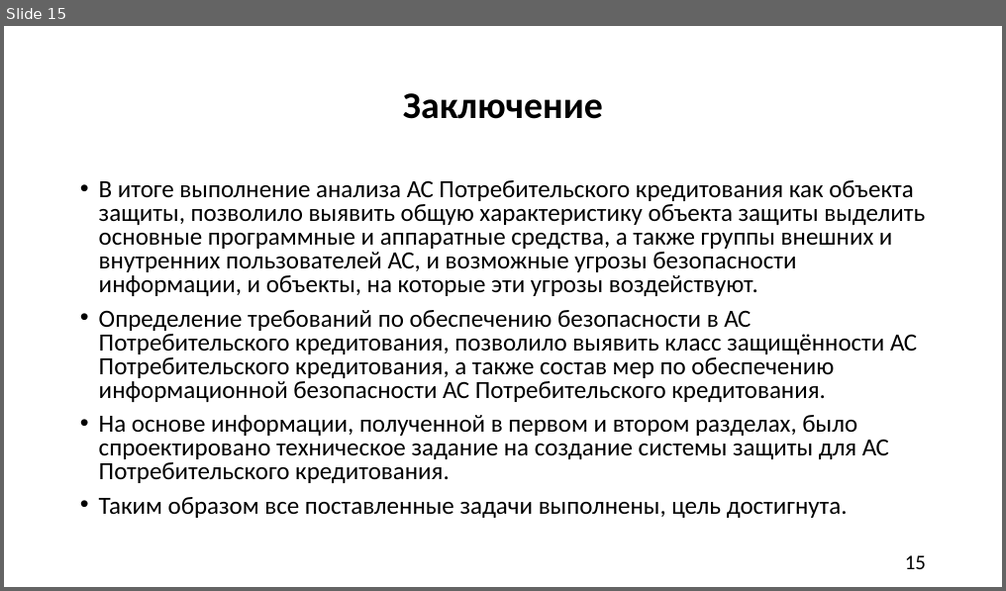
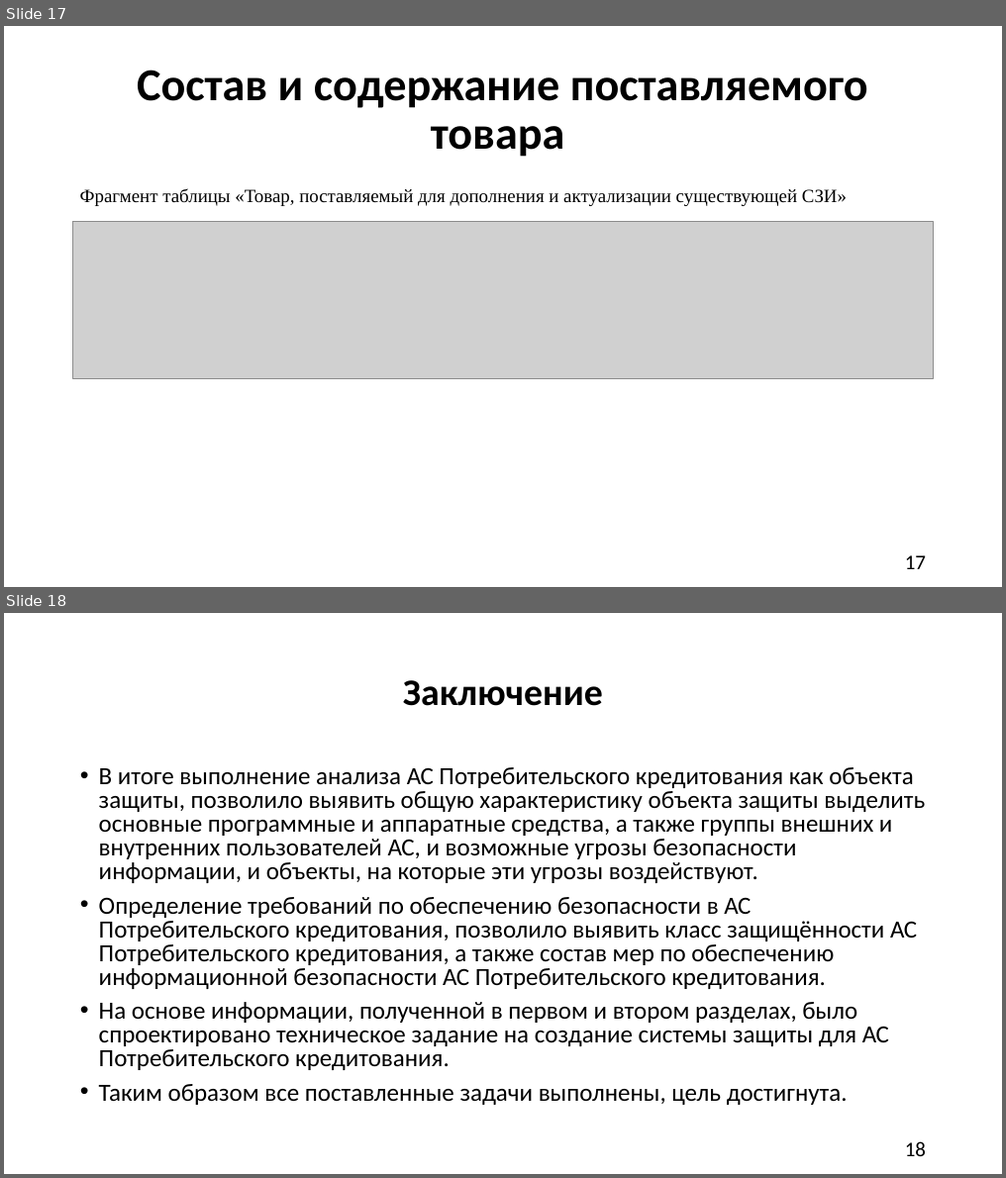
Before and after one commit to A1ex1in/3k2sKursachi, a slide deck: анацкая/КП/КР ЧигаревА.Ю. БИб-21Э1 ТПЗАС.pptx. Shown one above the other, each under a label of ours: slide 15 before the commit, slides 17 and 18 after it. The pictures are 1006x591 and 1006x1178 pixels, drawn with LibreOffice and Linux fonts; fonts in the diff are those of the drawing; grey boxes stand for pictures. Boxes give left, top, right and bottom in pixels: in the first picture for what was removed or moved away, otherwise in the second. Text is boxed around its words. In the diff, an @@ line names an element or a change of style, - is before the commit and + after.

```diff
--- a/анацкая/КП/КР ЧигаревА.Ю. БИб-21Э1 ТПЗАС.pptx
+++ b/анацкая/КП/КР ЧигаревА.Ю. БИб-21Э1 ТПЗАС.pptx
@@ slide 17 added at (x1=4, y1=26, x2=1002, y2=587), background #FFFFFF @@
@@ title added at (x1=137, y1=70, x2=868, y2=157), 44 pt, text #000000, bold @@
+Состав и содержание поставляемого товара
@@ text added at (x1=80, y1=188, x2=846, y2=206), 18 pt, text #000000 @@
+Фрагмент таблицы «Товар, поставляемый для дополнения и актуализации существующей СЗИ»
@@ picture added at (x1=73, y1=222, x2=934, y2=379) @@
@@ page number added at (x1=905, y1=556, x2=926, y2=570), 20 pt, text #000000 @@
+17
@@ what was slide 15 is now slide 18 @@
@@ page number at (x1=905, y1=1142, x2=926, y2=1157): text changed @@
-15
+18
```
Also in this commit, not shown: 6 slides changed, 2 other slides added, 1 other file.
